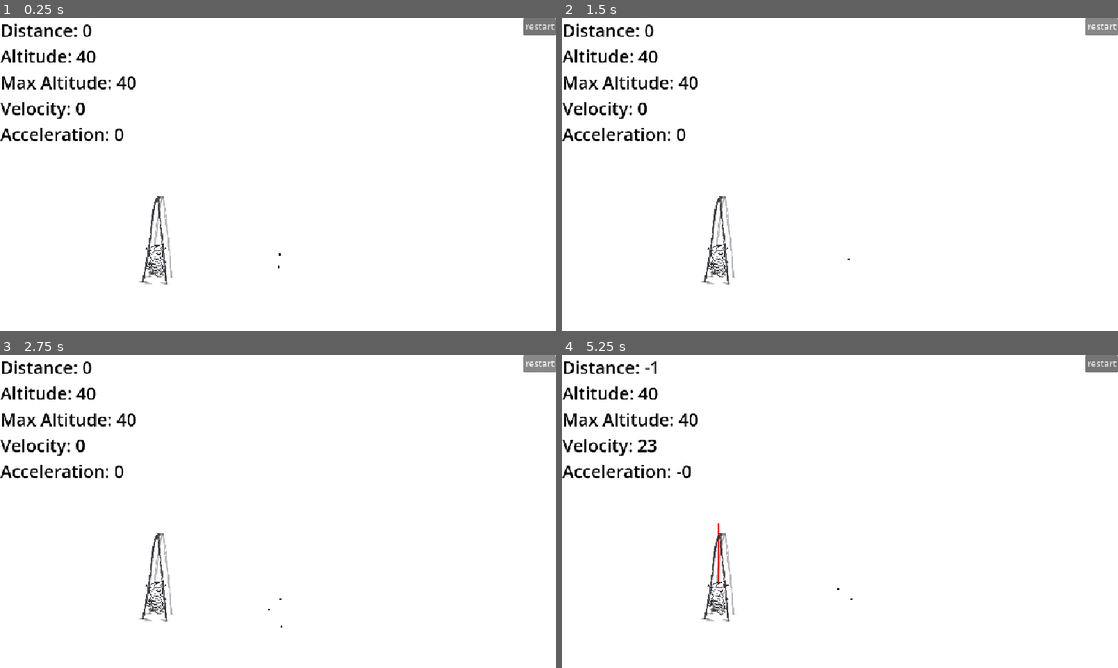
Above: before the commit, frames 1-4 (two rows, left to right).
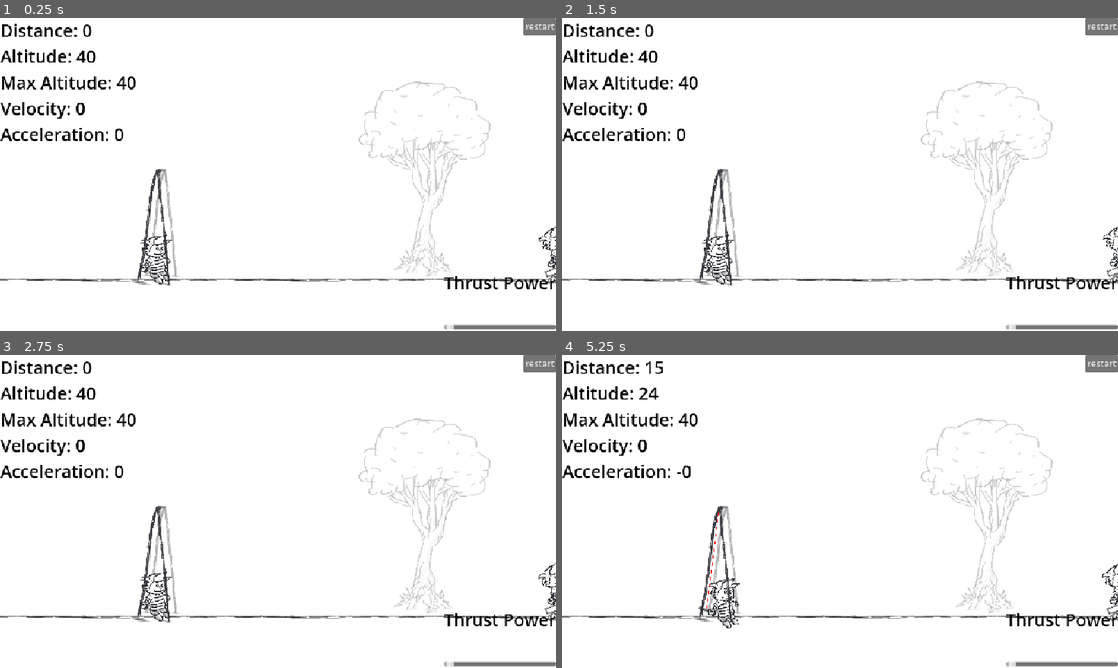
Above: after the commit, the same moments.

Repository: my-koala/HGDJ2024Fall
Game: Godot game, scene res://assets/main/main.tscn
Same seed, same stepped clock (60 frames per second), same inputs: the game is played once before the commit and once after it. Before the commit the project starts from res://assets/map/map.tscn.
Inputs (mouse positions are in pixels of both pictures, inside the frame that each line leads up to):
- Up to frame 1 (0.25 s): no input
- Up to frame 2 (1.5 s): click "restart" at 0.5 s; click "restart" at 1.25 s
- Up to frame 3 (2.75 s): click "restart" at 2 s
- Up to frame 4 (5.25 s): move the mouse to (962, 495) at 2.77 s; hold D (move_x+) 2.78-3.53 s; tap Space (jump) at 3.02, 3.77 s; move the mouse to (728, 527) at 3.52 s; tap A (move_x-) at 3.6, 5.1 s; move the mouse to (895, 442) at 4.27 s; hold D (move_x+) 4.28-5.03 s; move the mouse to (812, 574) at 5.02 s

The runs differ from the first frame. In frame 1, 3.5% of the frame differs, in the area x 0-100%, y 2-100%; in frame 2, 3.5%; in frame 3, 3.5%; in frame 4, 3.9%.

Commit message:
ufc

Diff:
--- a/assets/actors/player/player.gd
+++ b/assets/actors/player/player.gd
@@ -1,5 +1,8 @@
 @tool
 extends ProjectileBody2D
+
+@export
+var player: bool = false
 
 @export
 var swing: Swing2D = null:
@@ -68,6 +71,9 @@
 	if Engine.is_editor_hint():
 		return
 
+	if !player:
+		return
+
 	if !is_swinging():
 		_turn_direction = signf(_input_move)
 
--- a/assets/actors/player/player.tscn
+++ b/assets/actors/player/player.tscn
@@ -3,6 +3,7 @@
 [ext_resource type="Script" path="res://assets/actors/player/player.gd" id="1_u3l7h"]
 [ext_resource type="Texture2D" uid="uid://dlrwn3jlq3vwf" path="res://assets/actors/player/player.png" id="2_dq1n6"]
 [ext_resource type="Script" path="res://modules/swing/swing_thruster_2d.gd" id="3_s3hhr"]
+[ext_resource type="Material" uid="uid://k6r6lkdoi2ti" path="res://assets/actors/player/player_particles_explode.tres" id="4_j3ij5"]
 
 [sub_resource type="CapsuleShape2D" id="CapsuleShape2D_v2dxq"]
 radius = 16.0
@@ -11,34 +12,13 @@
 [sub_resource type="RectangleShape2D" id="RectangleShape2D_7x1fk"]
 size = Vector2(32, 16)
 
-[sub_resource type="ParticleProcessMaterial" id="ParticleProcessMaterial_bucxk"]
-particle_flag_disable_z = true
-angle_min = -80.0
-angle_max = 180.0
-inherit_velocity_ratio = 0.25
-direction = Vector3(0, -1, 0)
-spread = 180.0
-flatness = 0.776
-initial_velocity_min = 64.0
-initial_velocity_max = 1024.0
-angular_velocity_min = 180.0
-angular_velocity_max = 360.0
-gravity = Vector3(0, 900, 0)
-scale_min = 2.0
-scale_max = 6.0
-color = Color(0.811765, 0, 0, 1)
-collision_mode = 1
-collision_friction = 0.5
-collision_bounce = 0.25
-collision_use_scale = true
-
 [node name="player" type="RigidBody2D"]
 collision_layer = 2
 collision_mask = 3
 custom_integrator = true
 script = ExtResource("1_u3l7h")
+player = null
 swing_offset = Vector2(0, -24)
-acceleration_death = null
 drag_size = Vector2(32, 64)
 
 [node name="collision_shape_2d" type="CollisionShape2D" parent="."]
@@ -67,4 +47,4 @@
 explosiveness = 1.0
 collision_base_size = 2.0
 visibility_rect = Rect2(-1024, -1024, 2048, 2048)
-process_material = SubResource("ParticleProcessMaterial_bucxk")
+process_material = ExtResource("4_j3ij5")
--- /dev/null
+++ b/assets/actors/player/player_particles_explode.tres
@@ -0,0 +1,22 @@
+[gd_resource type="ParticleProcessMaterial" format=3 uid="uid://k6r6lkdoi2ti"]
+
+[resource]
+particle_flag_disable_z = true
+angle_min = -80.0
+angle_max = 180.0
+inherit_velocity_ratio = 0.25
+direction = Vector3(0, -1, 0)
+spread = 180.0
+flatness = 0.776
+initial_velocity_min = 64.0
+initial_velocity_max = 1024.0
+angular_velocity_min = 180.0
+angular_velocity_max = 360.0
+gravity = Vector3(0, 900, 0)
+scale_min = 4.0
+scale_max = 10.0
+color = Color(0.811765, 0, 0, 1)
+collision_mode = 1
+collision_friction = 0.5
+collision_bounce = 0.25
+collision_use_scale = true
--- /dev/null
+++ b/assets/main/main.gd
@@ -0,0 +1,19 @@
+extends Node
+
+const Precompile: = preload("precompile.gd")
+
+@onready
+var _precompile: Precompile = $precompile as Precompile
+
+@onready
+var _map: Node2D = $map as Node2D
+
+@onready
+var _canvas_layer: CanvasLayer = $canvas_layer as CanvasLayer
+
+func _ready() -> void:
+	#_map.process_mode = Node.PROCESS_MODE_DISABLED
+	_canvas_layer.visible = true
+	await _precompile.done
+	_map.process_mode = Node.PROCESS_MODE_INHERIT
+	_canvas_layer.visible = false
--- a/assets/main/main.tscn
+++ b/assets/main/main.tscn
@@ -1,3 +1,34 @@
-[gd_scene format=3 uid="uid://b31dacy4pd1eo"]
+[gd_scene load_steps=4 format=3 uid="uid://b31dacy4pd1eo"]
 
-[node name="main" type="Node2D"]
+[ext_resource type="PackedScene" uid="uid://bno2xbu6glsda" path="res://assets/map/map.tscn" id="1_s4vh8"]
+[ext_resource type="Script" path="res://assets/main/main.gd" id="1_sfpys"]
+[ext_resource type="Script" path="res://assets/main/precompile.gd" id="3_y3tuq"]
+
+[node name="main" type="Node"]
+script = ExtResource("1_sfpys")
+
+[node name="map" parent="." instance=ExtResource("1_s4vh8")]
+
+[node name="precompile" type="Node" parent="."]
+script = ExtResource("3_y3tuq")
+
+[node name="canvas_layer" type="CanvasLayer" parent="."]
+layer = 2
+
+[node name="color_rect" type="ColorRect" parent="canvas_layer"]
+anchors_preset = 15
+anchor_right = 1.0
+anchor_bottom = 1.0
+grow_horizontal = 2
+grow_vertical = 2
+
+[node name="label" type="Label" parent="canvas_layer"]
+anchors_preset = 15
+anchor_right = 1.0
+anchor_bottom = 1.0
+grow_horizontal = 2
+grow_vertical = 2
+theme_override_colors/font_color = Color(0, 0, 0, 1)
+text = "compiling shaders...."
+horizontal_alignment = 1
+vertical_alignment = 1
--- /dev/null
+++ b/assets/main/precompile.gd
@@ -0,0 +1,28 @@
+extends Node
+
+signal done()
+
+var _frames: int = 5
+
+var materials: Array[ParticleProcessMaterial] = [
+	preload("res://assets/actors/player/player_particles_explode.tres")
+]
+
+func _ready() -> void:
+	await(get_tree().physics_frame)
+	for material: ParticleProcessMaterial in materials:
+		var particles: GPUParticles2D = GPUParticles2D.new()
+		particles.process_material = material
+		particles.one_shot = true
+		particles.emitting = true
+		add_child(particles)
+
+func _physics_process(delta: float) -> void:
+	if _frames >= 0:
+		_frames -= 1
+	else:
+		_done()
+
+func _done() -> void:
+	done.emit()
+	queue_free()
--- a/assets/map/map.gd
+++ b/assets/map/map.gd
@@ -11,6 +11,8 @@
 var _camera: Camera2D = $camera_2d as Camera2D
 @onready
 var _info: Label = $canvas_layer/info as Label
+@onready
+var _slider_thrust: HSlider = $canvas_layer/controls/slider_thrust as HSlider
 
 func _ready() -> void:
 	if Engine.is_editor_hint():
@@ -45,6 +47,8 @@
 		else:
 			_player_freeze_time = 0.0
 
+	_player.get_node_or_null("swing_thruster_2d").set(&"thrust", _slider_thrust.value)
+
 	_camera.global_position = _player.global_position
 
 	if _player_freeze_time > player_freeze_time:
--- a/assets/map/map.tscn
+++ b/assets/map/map.tscn
@@ -1,8 +1,9 @@
-[gd_scene load_steps=9 format=3 uid="uid://bno2xbu6glsda"]
+[gd_scene load_steps=12 format=3 uid="uid://bno2xbu6glsda"]
 
 [ext_resource type="Script" path="res://assets/map/map.gd" id="1_4actq"]
 [ext_resource type="PackedScene" uid="uid://b0567k1pou8kn" path="res://assets/props/swing_set/swing_set.tscn" id="3_djsok"]
 [ext_resource type="PackedScene" uid="uid://cr8cp2x8jbkjq" path="res://assets/actors/player/player.tscn" id="3_w6maq"]
+[ext_resource type="Texture2D" uid="uid://besvtvlevcor5" path="res://assets/global.png" id="4_hb0tt"]
 
 [sub_resource type="OccluderPolygon2D" id="OccluderPolygon2D_fb6oc"]
 polygon = PackedVector2Array(-9.22337e+18, 0, 9.22337e+18, 0, 9.22337e+18, 256, -9.22337e+18, 256)
@@ -14,19 +15,6 @@
 
 [sub_resource type="WorldBoundaryShape2D" id="WorldBoundaryShape2D_umvcq"]
 
-[sub_resource type="ParticleProcessMaterial" id="ParticleProcessMaterial_il3ug"]
-particle_flag_disable_z = true
-direction = Vector3(0, 1, 0)
-initial_velocity_min = 166.67
-initial_velocity_max = 166.67
-gravity = Vector3(0, 98, 0)
-scale_min = 5.0
-scale_max = 5.0
-color = Color(0, 0, 0, 1)
-collision_mode = 1
-collision_friction = 0.0
-collision_bounce = 0.0
-
 [sub_resource type="GDScript" id="GDScript_vvotl"]
 resource_name = "restart"
 script/source = "extends Button
@@ -38,8 +26,21 @@
 	get_tree().reload_current_scene()
 "
 
+[sub_resource type="CapsuleShape2D" id="CapsuleShape2D_mqngb"]
+radius = 16.0
+height = 96.0
+
+[sub_resource type="PhysicsMaterial" id="PhysicsMaterial_i62ke"]
+rough = true
+bounce = 1.0
+absorbent = true
+
+[sub_resource type="RectangleShape2D" id="RectangleShape2D_lgvkf"]
+size = Vector2(384, 24)
+
 [node name="map" type="Node2D"]
 script = ExtResource("1_4actq")
+player_freeze_time = 2.0
 
 [node name="geometry" type="Node2D" parent="."]
 
@@ -53,12 +54,88 @@
 [node name="collision_shape_2d" type="CollisionShape2D" parent="geometry/ground"]
 shape = SubResource("WorldBoundaryShape2D_umvcq")
 
-[node name="gpu_particles_2d" type="GPUParticles2D" parent="geometry"]
-position = Vector2(300, -75)
-amount = 24
-lifetime = 4.0
-collision_base_size = 2.0
-process_material = SubResource("ParticleProcessMaterial_il3ug")
+[node name="parallax_2d" type="Parallax2D" parent="geometry"]
+z_index = -1
+repeat_size = Vector2(512, 0)
+repeat_times = 8
+
+[node name="sprite_2d" type="Sprite2D" parent="geometry/parallax_2d"]
+texture = ExtResource("4_hb0tt")
+offset = Vector2(0, 24)
+region_enabled = true
+region_rect = Rect2(0, 368, 512, 80)
+
+[node name="background" type="Parallax2D" parent="geometry"]
+modulate = Color(1, 1, 1, 0.364706)
+scroll_scale = Vector2(0.75, 1)
+repeat_size = Vector2(4096, 0)
+repeat_times = 4
+
+[node name="sprite_2d" type="Sprite2D" parent="geometry/background"]
+position = Vector2(714, -250)
+scale = Vector2(2, 2)
+texture = ExtResource("4_hb0tt")
+region_enabled = true
+region_rect = Rect2(592, 64, 176, 256)
+
+[node name="sprite_2d_4" type="Sprite2D" parent="geometry/background"]
+position = Vector2(3547, -308)
+scale = Vector2(2.5, 2.5)
+texture = ExtResource("4_hb0tt")
+flip_h = true
+region_enabled = true
+region_rect = Rect2(592, 64, 176, 256)
+
+[node name="sprite_2d_5" type="Sprite2D" parent="geometry/background"]
+position = Vector2(3328, -237)
+scale = Vector2(1.75, 1.75)
+texture = ExtResource("4_hb0tt")
+flip_h = true
+region_enabled = true
+region_rect = Rect2(592, 64, 176, 256)
+
+[node name="sprite_2d_2" type="Sprite2D" parent="geometry/background"]
+position = Vector2(1956, -243)
+scale = Vector2(2, 2)
+texture = ExtResource("4_hb0tt")
+region_enabled = true
+region_rect = Rect2(592, 64, 176, 256)
+
+[node name="sprite_2d_3" type="Sprite2D" parent="geometry/background"]
+position = Vector2(2410, -220)
+scale = Vector2(1.5, 1.5)
+texture = ExtResource("4_hb0tt")
+flip_h = true
+region_enabled = true
+region_rect = Rect2(592, 64, 176, 256)
+
+[node name="background_2" type="Parallax2D" parent="geometry"]
+modulate = Color(1, 1, 1, 0.364706)
+scroll_scale = Vector2(0.625, 1)
+repeat_size = Vector2(4096, 0)
+repeat_times = 4
+
+[node name="sprite_2d_6" type="Sprite2D" parent="geometry/background_2"]
+position = Vector2(3103, -141)
+scale = Vector2(2, 2)
+texture = ExtResource("4_hb0tt")
+region_enabled = true
+region_rect = Rect2(16, 0, 160, 128)
+
+[node name="sprite_2d_7" type="Sprite2D" parent="geometry/background_2"]
+position = Vector2(1701, -161)
+scale = Vector2(2, 2)
+texture = ExtResource("4_hb0tt")
+region_enabled = true
+region_rect = Rect2(16, 0, 160, 128)
+
+[node name="sprite_2d_8" type="Sprite2D" parent="geometry/background_2"]
+position = Vector2(2172, -154)
+scale = Vector2(2, 2)
+texture = ExtResource("4_hb0tt")
+flip_h = true
+region_enabled = true
+region_rect = Rect2(16, 0, 160, 128)
 
 [node name="swing_set" parent="." instance=ExtResource("3_djsok")]
 
@@ -74,13 +151,15 @@
 drag_horizontal_offset = -0.5
 drag_top_margin = 0.5
 drag_right_margin = 0.0
-drag_bottom_margin = 0.5
+drag_bottom_margin = 0.0
 editor_draw_limits = true
 editor_draw_drag_margin = true
 
 [node name="player" parent="." instance=ExtResource("3_w6maq")]
+mass = 20.0
+player = true
 turn_acceleration = 8.0
-acceleration_death = 1024.0
+acceleration_death = 1536.0
 
 [node name="canvas_layer" type="CanvasLayer" parent="."]
 
@@ -99,3 +178,72 @@
 offset_bottom = 45.0
 theme_override_colors/font_color = Color(0, 0, 0, 1)
 theme_override_font_sizes/font_size = 32
+
+[node name="controls" type="VBoxContainer" parent="canvas_layer"]
+anchors_preset = 3
+anchor_left = 1.0
+anchor_top = 1.0
+anchor_right = 1.0
+anchor_bottom = 1.0
+offset_left = -40.0
+offset_top = -40.0
+grow_horizontal = 0
+grow_vertical = 0
+
+[node name="label_thrust" type="Label" parent="canvas_layer/controls"]
+layout_mode = 2
+theme_override_colors/font_color = Color(0, 0, 0, 1)
+theme_override_font_sizes/font_size = 32
+text = "Thrust Power
+"
+
+[node name="slider_thrust" type="HSlider" parent="canvas_layer/controls"]
+layout_mode = 2
+max_value = 10000.0
+value = 256.0
+
+[node name="seesaw" type="StaticBody2D" parent="."]
+position = Vector2(1142, -4)
+
+[node name="collision_shape_2d" type="CollisionShape2D" parent="seesaw"]
+position = Vector2(0, -40)
+shape = SubResource("CapsuleShape2D_mqngb")
+
+[node name="pin_joint_2d" type="PinJoint2D" parent="seesaw"]
+position = Vector2(0, -64)
+node_a = NodePath("..")
+node_b = NodePath("../plank")
+bias = 0.504
+
+[node name="sprite_2d" type="Sprite2D" parent="seesaw"]
+scale = Vector2(2, 2)
+texture = ExtResource("4_hb0tt")
+offset = Vector2(0, -12)
+region_enabled = true
+region_rect = Rect2(208, 272, 224, 80)
+
+[node name="plank" type="RigidBody2D" parent="seesaw"]
+position = Vector2(0, -64)
+rotation = -0.331613
+collision_mask = 3
+mass = 5.0
+physics_material_override = SubResource("PhysicsMaterial_i62ke")
+can_sleep = false
+
+[node name="collision_shape_2d" type="CollisionShape2D" parent="seesaw/plank"]
+position = Vector2(0, -8)
+shape = SubResource("RectangleShape2D_lgvkf")
+
+[node name="sprite_2d" type="Sprite2D" parent="seesaw/plank"]
+scale = Vector2(2, 2)
+texture = ExtResource("4_hb0tt")
+offset = Vector2(0, -12)
+region_enabled = true
+region_rect = Rect2(208, 224, 224, 48)
+
+[node name="player_2" parent="seesaw" instance=ExtResource("3_w6maq")]
+position = Vector2(-146, -67)
+rotation = -0.331613
+player = false
+turn_acceleration = 8.0
+acceleration_death = 1024.0
--- a/assets/props/swing_set/swing_set.tscn
+++ b/assets/props/swing_set/swing_set.tscn
@@ -14,7 +14,7 @@
 script = ExtResource("1_b5517")
 
 [node name="swing_top" type="Node2D" parent="."]
-position = Vector2(0, -192)
+position = Vector2(0, -256)
 
 [node name="catenary_temp" type="Node2D" parent="swing_top"]
 script = ExtResource("6_ymde2")
@@ -44,9 +44,13 @@
 [node name="foreground" type="Sprite2D" parent="body"]
 z_index = 1
 position = Vector2(0, -120)
+scale = Vector2(1.32, 1.32)
 texture = ExtResource("1_hod3s")
+offset = Vector2(0, -24.81)
 
 [node name="background" type="Sprite2D" parent="body"]
 z_index = -1
 position = Vector2(0, -120)
+scale = Vector2(1.32, 1.32)
 texture = ExtResource("2_m45k4")
+offset = Vector2(0, -24.81)
--- a/project.godot
+++ b/project.godot
@@ -11,7 +11,7 @@
 [application]
 
 config/name="Husky Game Dev Jam Fall 2024"
-run/main_scene="res://assets/map/map.tscn"
+run/main_scene="res://assets/main/main.tscn"
 config/features=PackedStringArray("4.4", "GL Compatibility")
 boot_splash/bg_color=Color(0, 0, 0, 1)
 boot_splash/show_image=false
Binary file changed: assets/actors/player/player.png
Binary file added: assets/global.png
Not shown, added: assets/global.png.import
Not shown, added: assets/global.xcf
